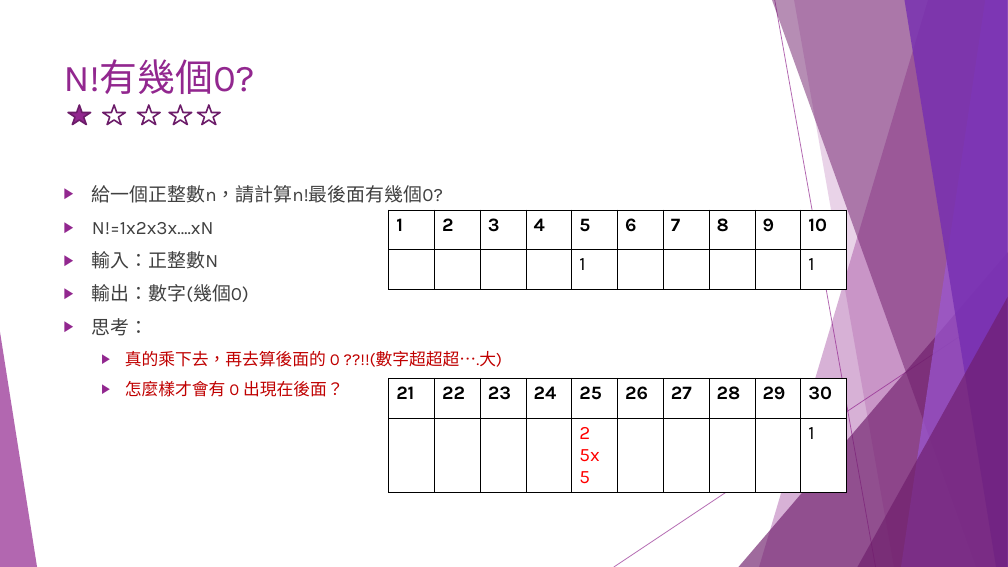
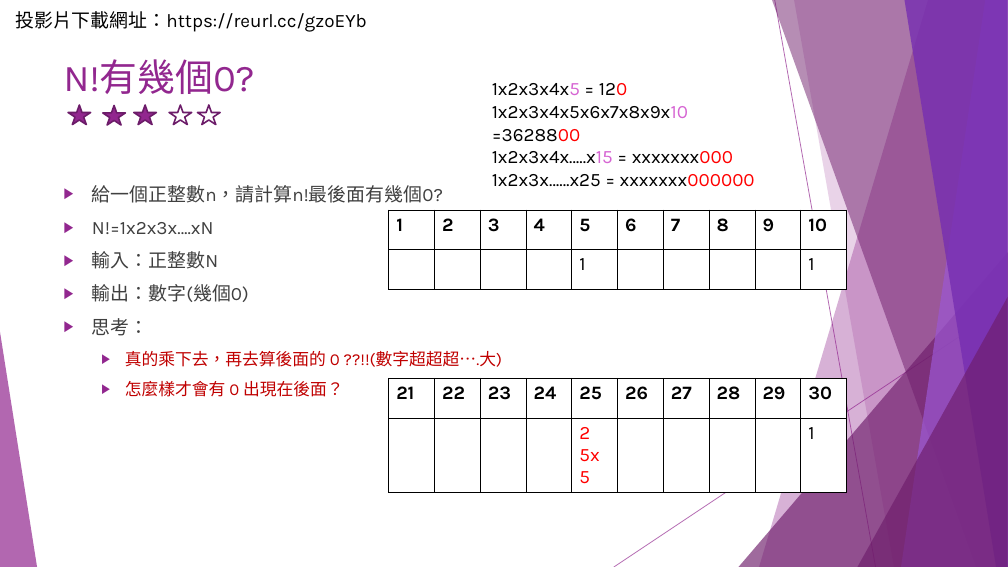
Before and after one commit to liulawsi/My_PPTs, a slide deck: slide 15 of LCC/Python/A1_邏輯思考訓練題.pptx (slide 14 before the commit). Drawn at 1008x567 pixels with LibreOffice and Linux fonts; fonts in the diff are those of the drawing. Boxes give left, top, right and bottom in pixels: in the first picture for what was removed or moved away, otherwise in the second. Text is boxed around its words. In the diff, an @@ line names an element or a change of style, - is before the commit and + after.

```diff
--- a/LCC/Python/A1_邏輯思考訓練題.pptx
+++ b/LCC/Python/A1_邏輯思考訓練題.pptx
@@ text added at box(15, 11, 367, 32), 18 pt, text #000000 @@
+投影片下載網址：https://reurl.cc/gzoEYb
@@ text added at box(492, 83, 755, 187), 18 pt, text #000000 @@
+1x2x3x4x5 = 120
+1x2x3x4x5x6x7x8x9x10 =3628800
+1x2x3x4x…..x15 = xxxxxxx000
+1x2x3x……x25 = xxxxxxx000000
@@ star at box(103, 105, 126, 125): fill none to #92278F @@
@@ star at box(134, 105, 157, 125): fill none to #92278F @@
@@ star: place and size @@
-star at box(138, 105, 160, 125)
+star at box(134, 105, 157, 125)
```
Also in this commit, not shown: 57 other slides changed, 3 slides added, 1 slide removed, 1 other file.
